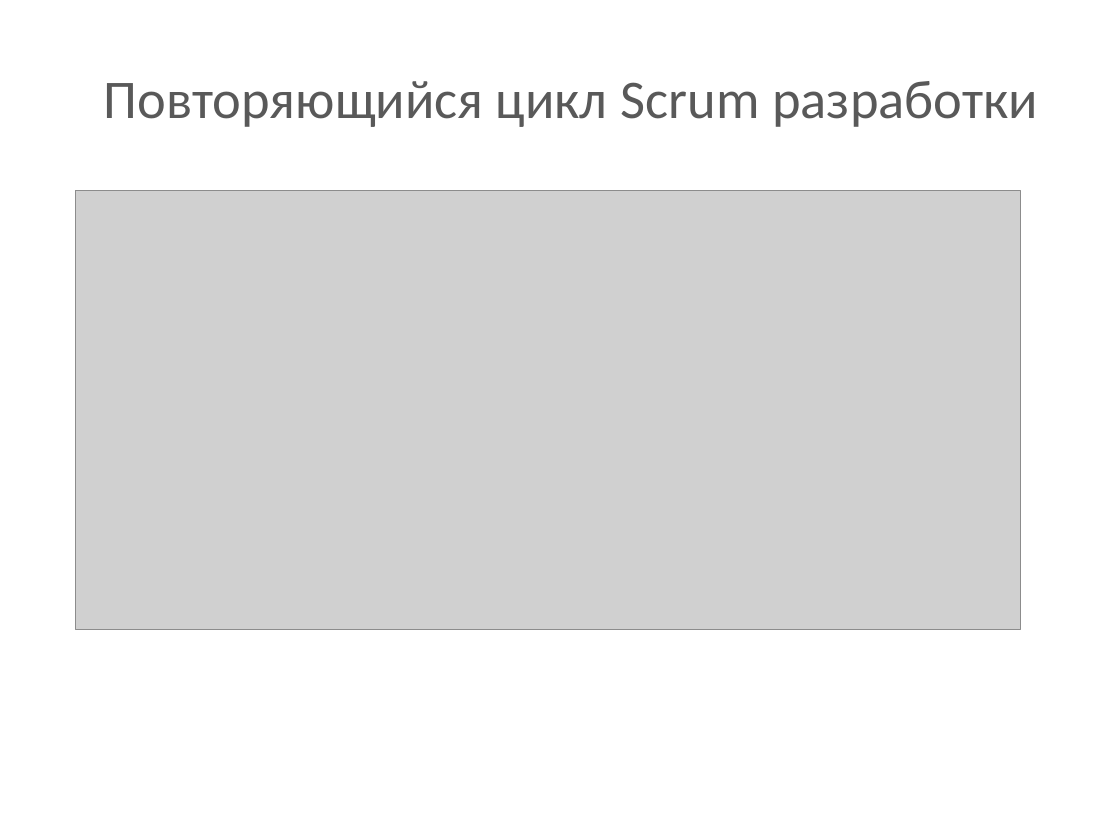
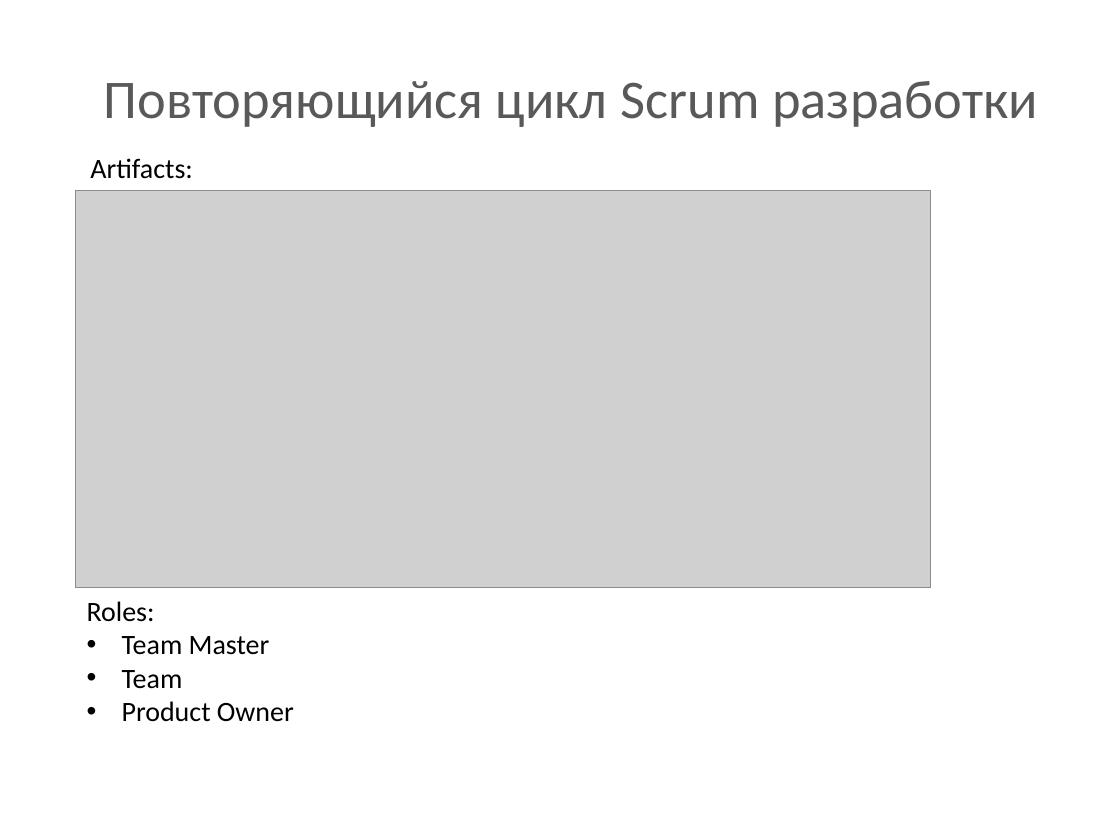
Before and after one commit to BigRacer/swtesting, a slide deck: slide 25 of 6.SDLC/SDLC models.pptx (slide 21 before the commit). Drawn at 1120x840 pixels with LibreOffice and Linux fonts; fonts in the diff are those of the drawing; grey boxes stand for pictures; background and template pictures are left out. Boxes give left, top, right and bottom in pixels: in the first picture for what was removed or moved away, otherwise in the second. Text is boxed around its words. In the diff, an @@ line names an element or a change of style, - is before the commit and + after.

```diff
--- a/6.SDLC/SDLC models.pptx
+++ b/6.SDLC/SDLC models.pptx
@@ text added at box(90, 158, 193, 179), 18 pt, text #000000 @@
+Artifacts:
@@ picture: place and size @@
-picture at box(75, 190, 1019, 629)
+picture at box(75, 190, 930, 587)
@@ text added at box(87, 601, 294, 722), 18 pt, text #000000 @@
+Roles:
+• Team Master
+• Team
+• Product Owner
```
Also in this commit, not shown: 3 other slides changed, 8 slides added, 5 slides removed.
